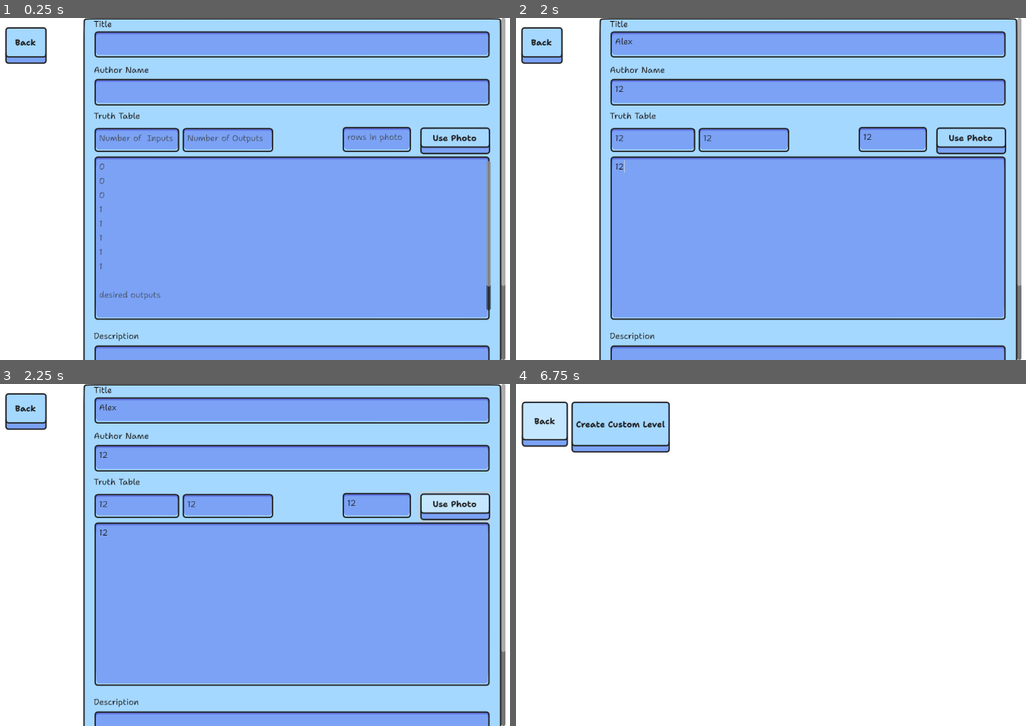
Above: before the commit, frames 1-4 (two rows, left to right).
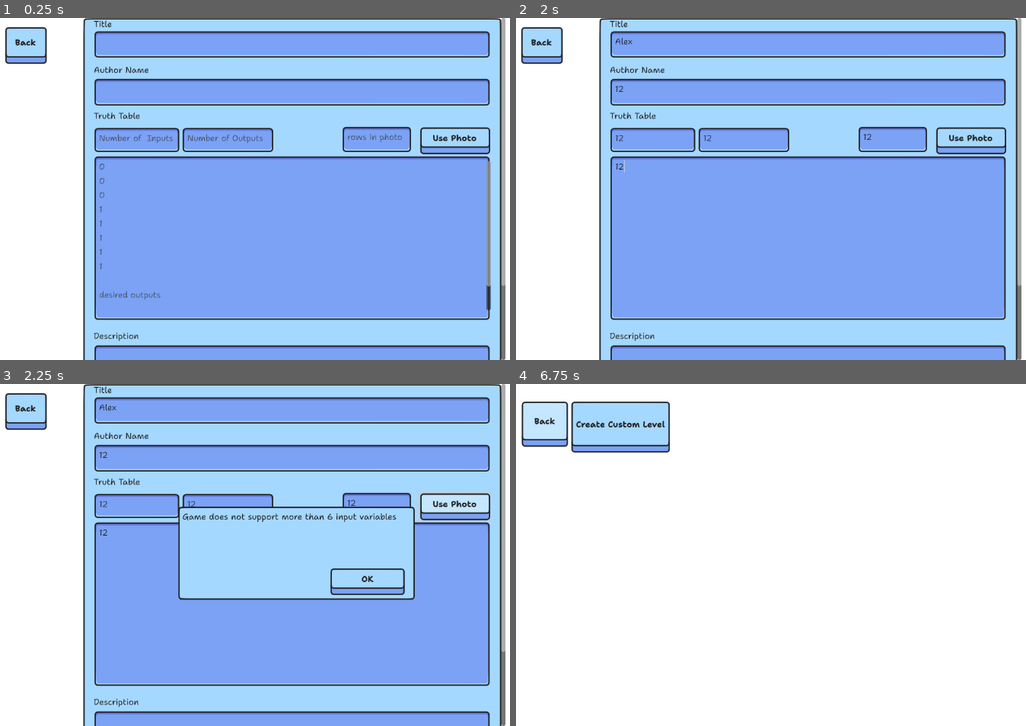
Above: after the commit, the same moments.

Repository: sininen-blue/logic-gate-tesseract
Game: Godot game, scene res://ui/custom_levels/create_custom_level.tscn
The game is run twice, just before and just after one commit, with the same random seed, the same clock (stepped at 60 frames per second) and the same inputs. This scene is started directly instead of the project's main scene.
Inputs (mouse positions are in pixels of both pictures, inside the frame that each line leads up to):
- Up to frame 1 (0.25 s): no input
- Up to frame 2 (2 s): click (806, 45) at 0.52 s; type "Alex" at 0.6 s; click (806, 93) at 0.75 s; type "12" at 0.83 s; click (653, 141) at 0.98 s; type "12" at 1.07 s; click (745, 141) at 1.27 s; type "12" at 1.35 s; click (893, 141) at 1.5 s; type "12" at 1.58 s; click (806, 236) at 1.73 s; type "12" at 1.82 s
- Up to frame 3 (2.25 s): click "Use Photo" at 2 s
- Up to frame 4 (6.75 s): click (883, 582) at 2.75 s, where only the run after the commit has a clickable "OK"; click "Use Photo" at 3.5 s; click (883, 582) at 4.25 s, where only the run after the commit has a clickable "OK"; click "Use Photo" at 5 s; click (883, 582) at 5.75 s, where only the run after the commit has a clickable "OK"; click "Back" at 6.5 s

Frames 1-2 are identical in both runs. In frame 3, 12% of the frame differs, in the area x 34-82%, y 35-64%; in frame 4, nothing differs.
Error in both runs: Cannot call method 'get_files' on a null value. (res://ui/custom_levels/custom_levels.gd:20)

Commit message:
added limits to ocr system

Diff:
--- a/ui/custom_levels/create_custom_level.gd
+++ b/ui/custom_levels/create_custom_level.gd
@@ -108,11 +108,32 @@
 		error_panel.show_error("input, output, and row numbers are required")
 		return
 
+	if input_num_edit.text.is_valid_int() == false:
+		error_panel.show_error("number of inputs isn't a number")
+		return
+	if output_num_edit.text.is_valid_int() == false:
+		error_panel.show_error("number of outputs isn't a number")
+		return
+	if row_num_edit.text.is_valid_int() == false:
+		error_panel.show_error("number of rows isn't a number")
+		return
+
+	if int(input_num_edit.text) > 6:
+		error_panel.show_error("Game does not support more than 6 input variables")
+		return
+
+	if int(output_num_edit.text) > 6:
+		error_panel.show_error("Game does not support more than 6 outputs variables")
+		return
+
 	if int(row_num_edit.text) > 64:
 		confirmation_dialog.dialog_text = str("Are you sure your image has ",
 			int(row_num_edit.text),
 			" rows, if so, this might take a while" )
 		confirmation_dialog.visible = true
+	else:
+		file_dialog.visible = true
+		file_dialog.add_filter("*.jpg, *.jpeg, *.png", "Images")
 
 
 func _on_confirmation_dialog_confirmed() -> void:
